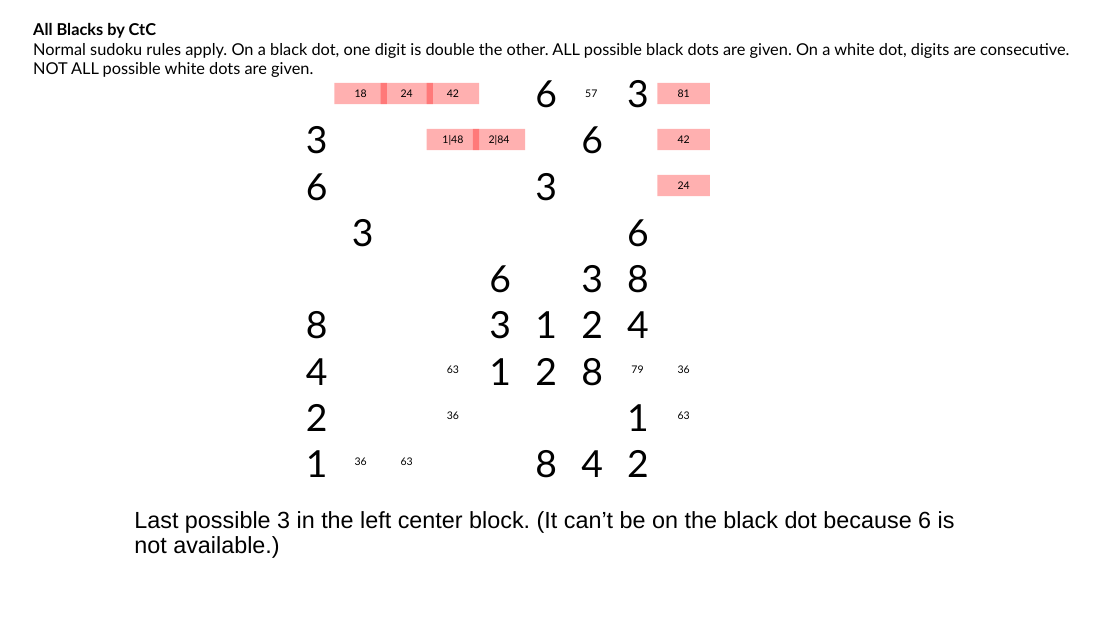
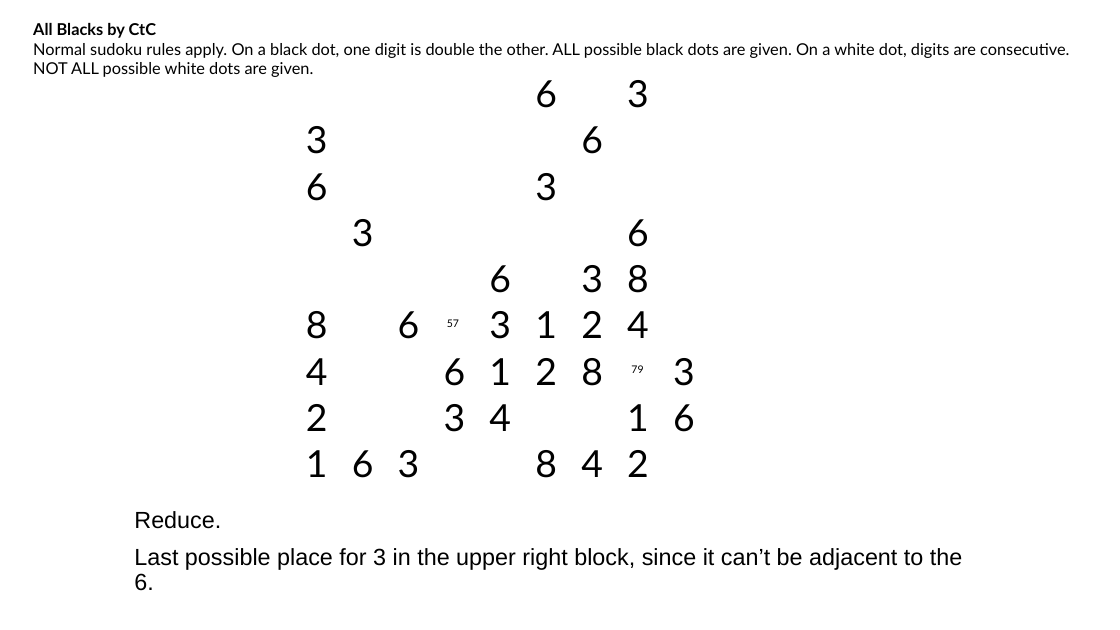
Before and after one commit to jhardis/WSJ_Number_Puzzles, a slide deck: slide 18 of 20261003_2.pptx (slide 19 before the commit). Drawn at 1120x630 pixels with LibreOffice and Linux fonts; fonts in the diff are those of the drawing; background and template pictures are left out. Boxes give left, top, right and bottom in pixels: in the first picture for what was removed or moved away, otherwise in the second. Text is boxed around its words. In the diff, an @@ line names an element or a change of style, - is before the commit and + after.

```diff
--- a/20261003_2.pptx
+++ b/20261003_2.pptx
@@ rectangle removed at [334, 83, 386, 104] @@
-18
@@ rectangle removed at [381, 83, 433, 104] @@
-24
@@ rectangle removed at [427, 83, 479, 104] @@
-42
@@ rectangle removed at [658, 83, 710, 104] @@
-81
@@ rectangle removed at [427, 129, 479, 150] @@
-1|48
@@ rectangle removed at [473, 129, 525, 150] @@
-2|84
@@ rectangle removed at [658, 129, 710, 150] @@
-42
@@ rectangle removed at [658, 175, 710, 196] @@
-24
@@ text added at [398, 311, 420, 339], 32 pt, text #000000 @@
+6
@@ text "57": place and size @@
-text "57" at [585, 89, 597, 97]
+text "57" at [447, 319, 459, 327]
@@ text added at [444, 358, 466, 386], 32 pt, text #000000 @@
+6
@@ text added at [673, 358, 695, 386], 32 pt, text #000000 @@
+3
@@ text removed at [447, 365, 459, 373] @@
-63
@@ text removed at [678, 365, 690, 373] @@
-36
@@ text added at [444, 404, 466, 432], 32 pt, text #000000 @@
+3
@@ text removed at [447, 411, 459, 419] @@
-36
@@ text added at [489, 404, 511, 431], 32 pt, text #000000 @@
+4
@@ text added at [673, 404, 695, 432], 32 pt, text #000000 @@
+6
@@ text removed at [678, 411, 690, 419] @@
-63
@@ text added at [352, 450, 374, 478], 32 pt, text #000000 @@
+6
@@ text removed at [355, 457, 367, 465] @@
-36
@@ text added at [398, 450, 420, 478], 32 pt, text #000000 @@
+3
@@ text removed at [401, 457, 413, 465] @@
-63
@@ text at [134, 511, 962, 591]: text changed @@
-Last possible 3 in the left center block. (It can’t be on the black dot because 6 is not available.)
+Reduce.
+Last possible place for 3 in the upper right block, since it can’t be adjacent to the 6.
```
Also in this commit, not shown: 29 other slides changed, 1 slide added, 9 slides removed.
